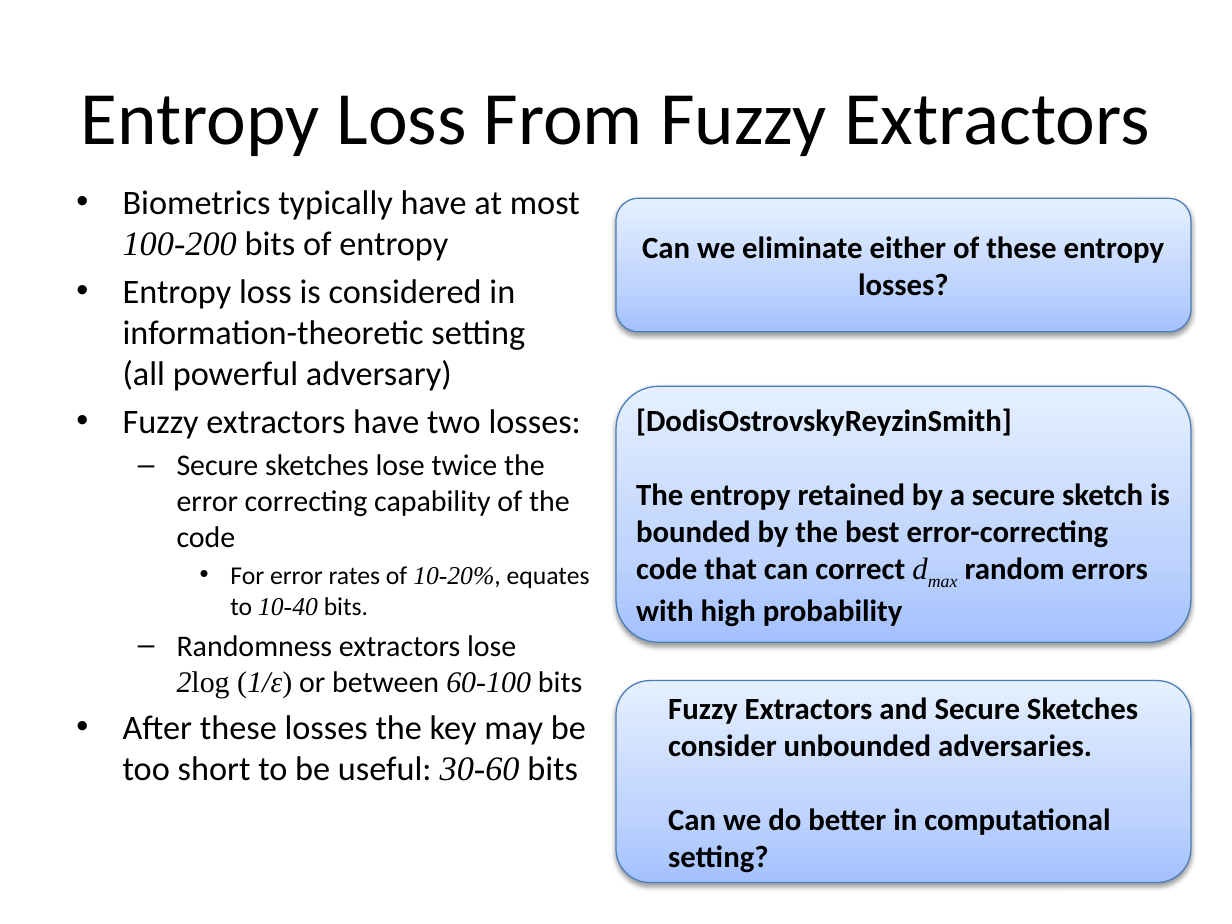
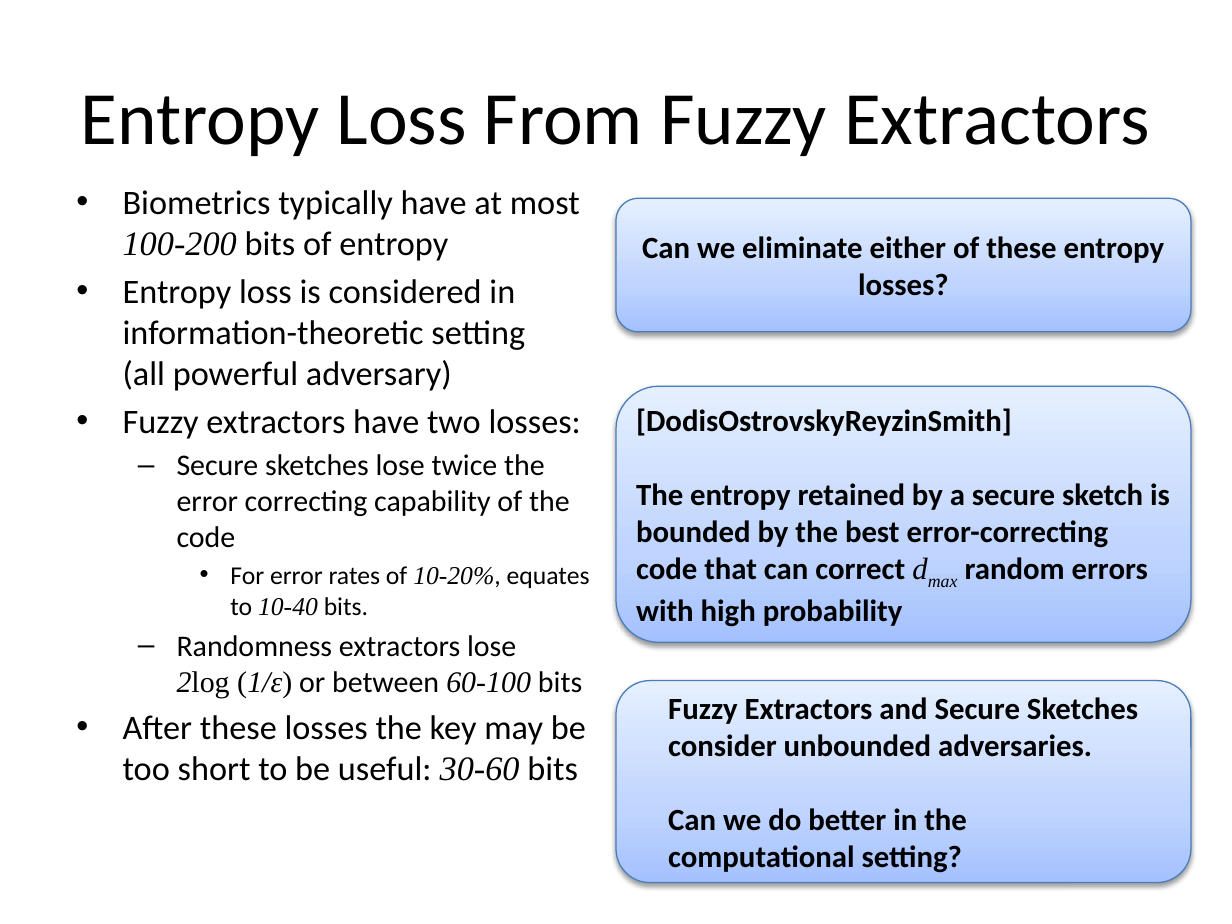
Before and after one commit to xianruimeng/comp-fuzzy-ext, a slide deck: slide 9 of ComputationalFuzzyExtractors.pptx. Drawn at 1232x924 pixels with LibreOffice and Linux fonts; fonts in the diff are those of the drawing. Boxes give left, top, right and bottom in pixels: in the first picture for what was removed or moved away, otherwise in the second. Text is boxed around its words. In the diff, an @@ line names an element or a change of style, - is before the commit and + after.

```diff
--- a/ComputationalFuzzyExtractors.pptx
+++ b/ComputationalFuzzyExtractors.pptx
@@ text in rounded rectangle at (668,697,1138,873): text changed @@
-Fuzzy Extractors and Secure Sketches consider unbounded adversaries.
-Can we do better in computational setting?
+Fuzzy Extractors and Secure Sketches consider unbounded adversaries.
+Can we do better in the
+computational setting?
```
Also in this commit, not shown: 14 other slides changed, 11 slides added, 1 slide removed.
